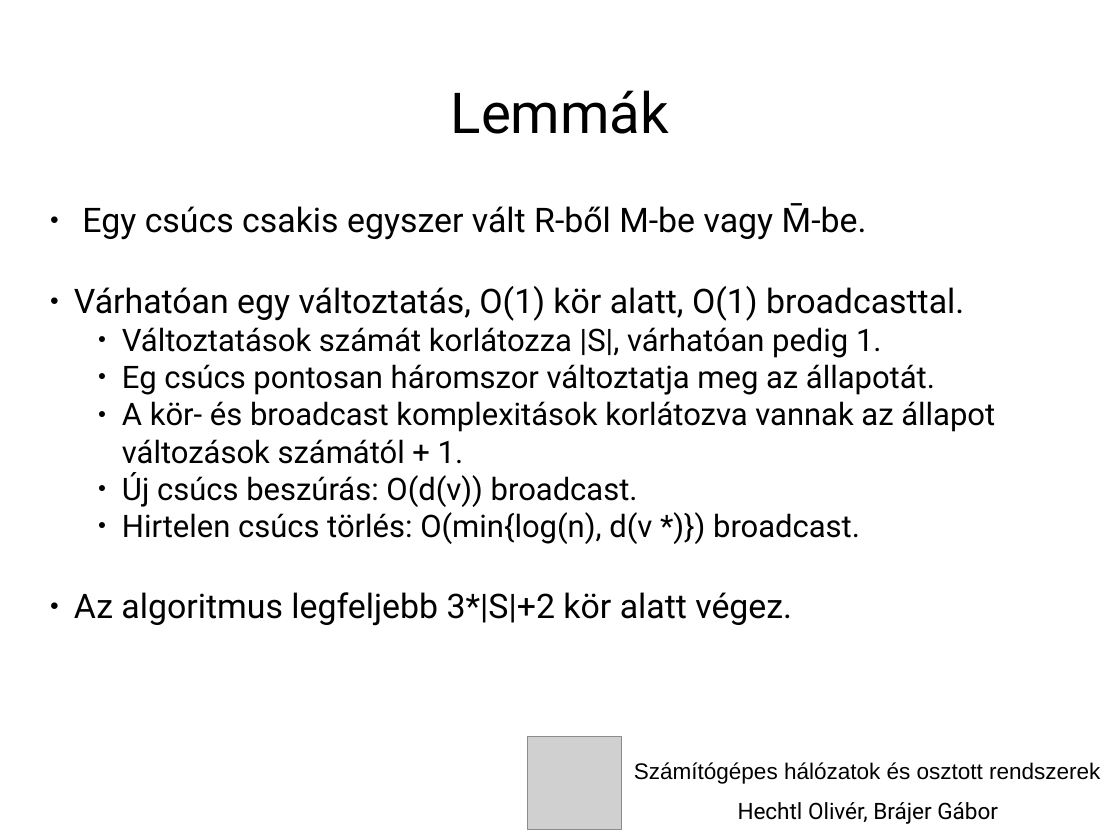
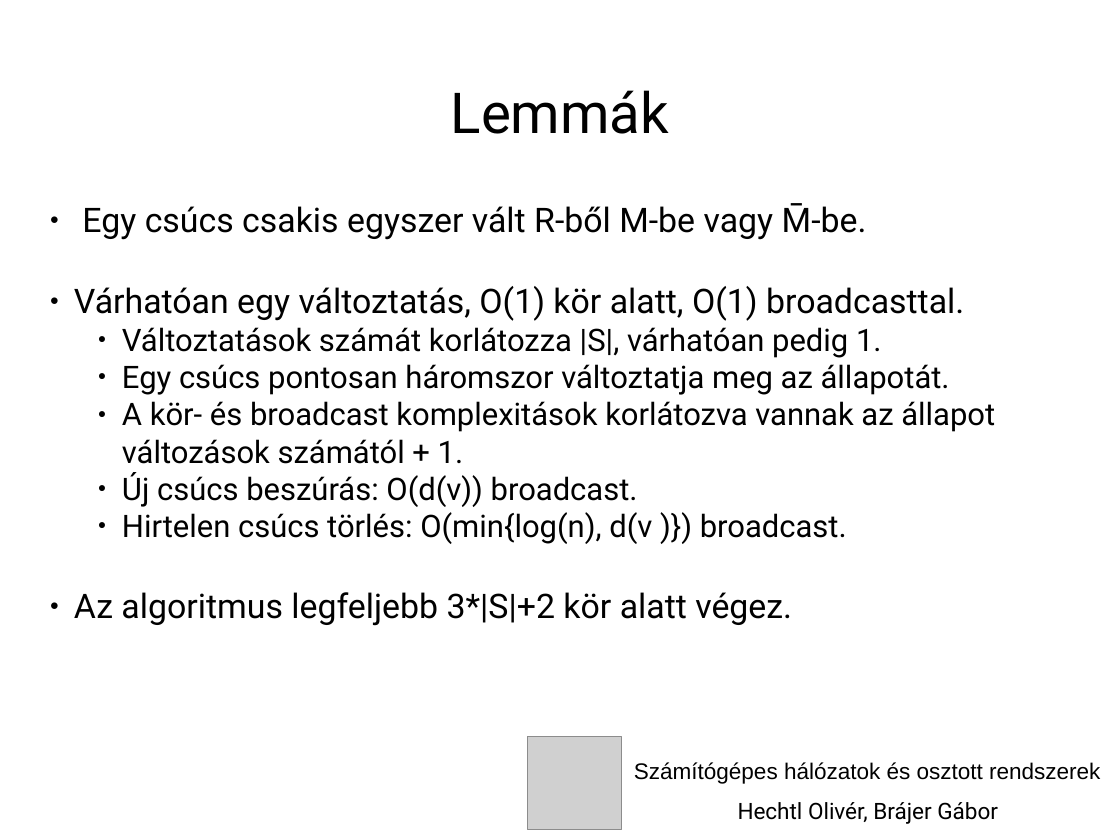
Before and after one commit to dwat3r/grapher, a slide deck: slide 16 of odd_mis_prezi.odp. Drawn at 1120x840 pixels with LibreOffice and Linux fonts; fonts in the diff are those of the drawing; grey boxes stand for pictures. Boxes give left, top, right and bottom in pixels: in the first picture for what was removed or moved away, otherwise in the second. Text is boxed around its words. In the diff, an @@ line names an element or a change of style, - is before the commit and + after.

Commit message:
Small prezi fixes

```diff
--- a/odd_mis_prezi.odp
+++ b/odd_mis_prezi.odp
@@ text at (122, 364, 950, 395): text changed @@
-    ● Eg csúcs pontosan háromszor változtatja meg az állapotát.
+    ● Egy csúcs pontosan háromszor változtatja meg az állapotát.
@@ text at (122, 512, 847, 544): text changed @@
-    ● Hirtelen csúcs törlés: O(min{log(n), d(v *)}) broadcast.
+    ● Hirtelen csúcs törlés: O(min{log(n), d(v )}) broadcast.
```
